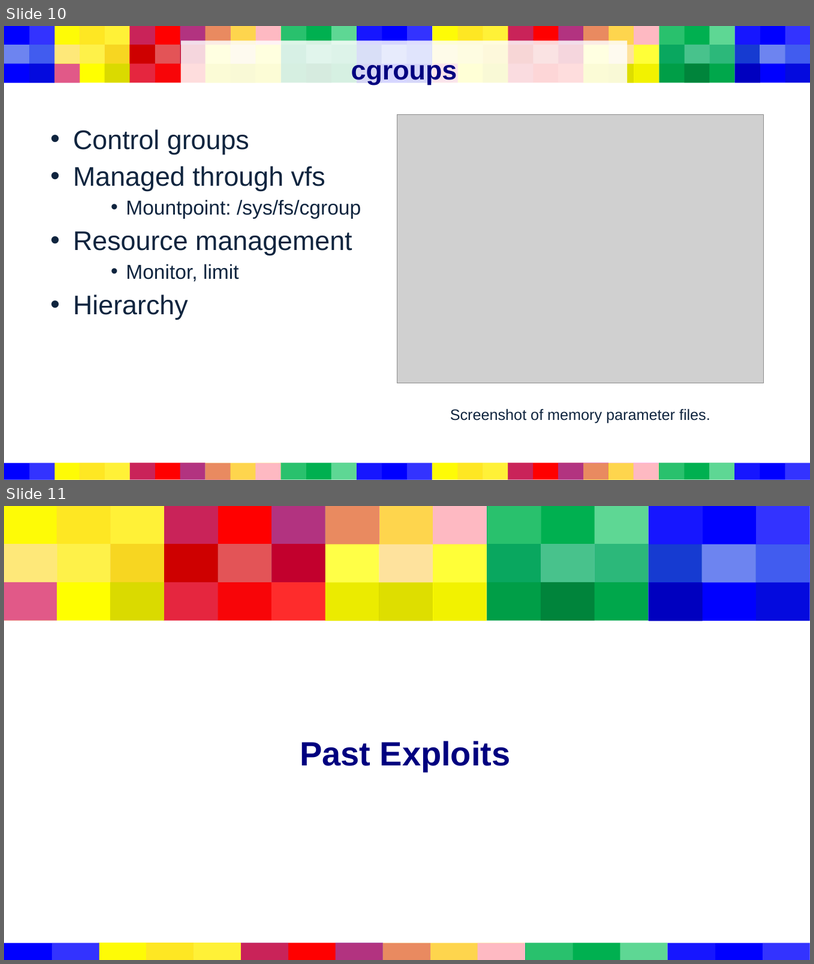
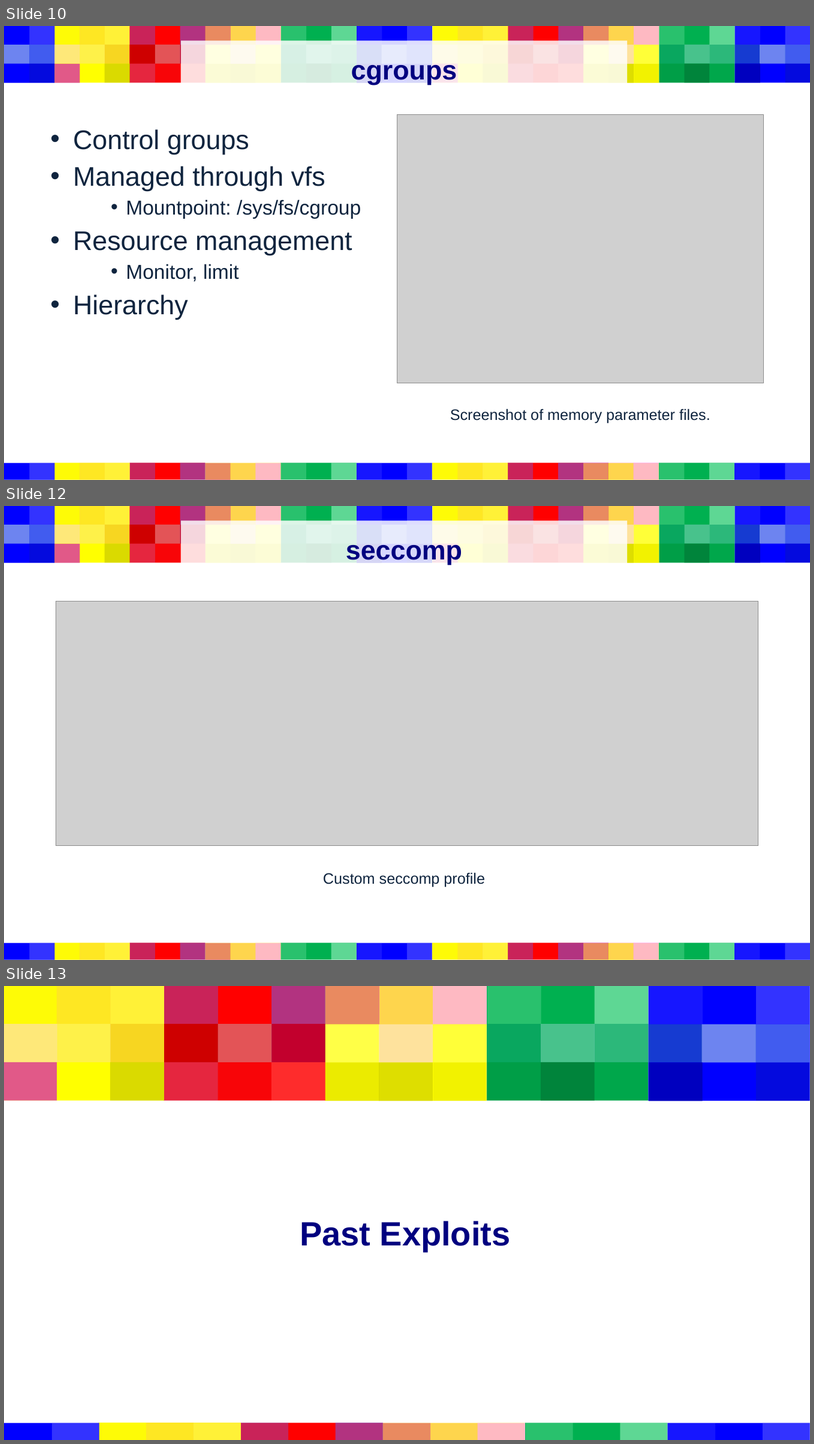
Before and after one commit to davunt01/CSaN-Container-Security, a slide deck: Presentation1.pptx. Shown one above the other, each under a label of ours: slides 10 and 11 before the commit, slides 10, 12 and 13 after it; the slides between them are not shown. The pictures are 814x964 and 814x1444 pixels, drawn with LibreOffice and Linux fonts; fonts in the diff are those of the drawing; grey boxes stand for pictures. Boxes give left, top, right and bottom in pixels: in the first picture for what was removed or moved away, otherwise in the second. Text is boxed around its words. In the diff, an @@ line names an element or a change of style, - is before the commit and + after.

Commit message:
add seccomp examples & slides

```diff
--- a/Presentation1.pptx
+++ b/Presentation1.pptx
@@ slide 12 added at box(4, 506, 810, 960), background #FFFFFF; not listed: 131 template elements that a slide beside it also shows @@
@@ title added at box(181, 520, 628, 577), fill #FFFFFF at 84% opacity, 32 pt, text #00007F, bold @@
+seccomp
@@ picture added at box(56, 601, 758, 846) @@
@@ text added at box(323, 872, 485, 886), 18 pt, text #0F243E @@
+Custom seccomp profile
@@ what was slide 11 is now slide 13 @@
```
Also in this commit, not shown: 1 other slide added, 3 other files.
